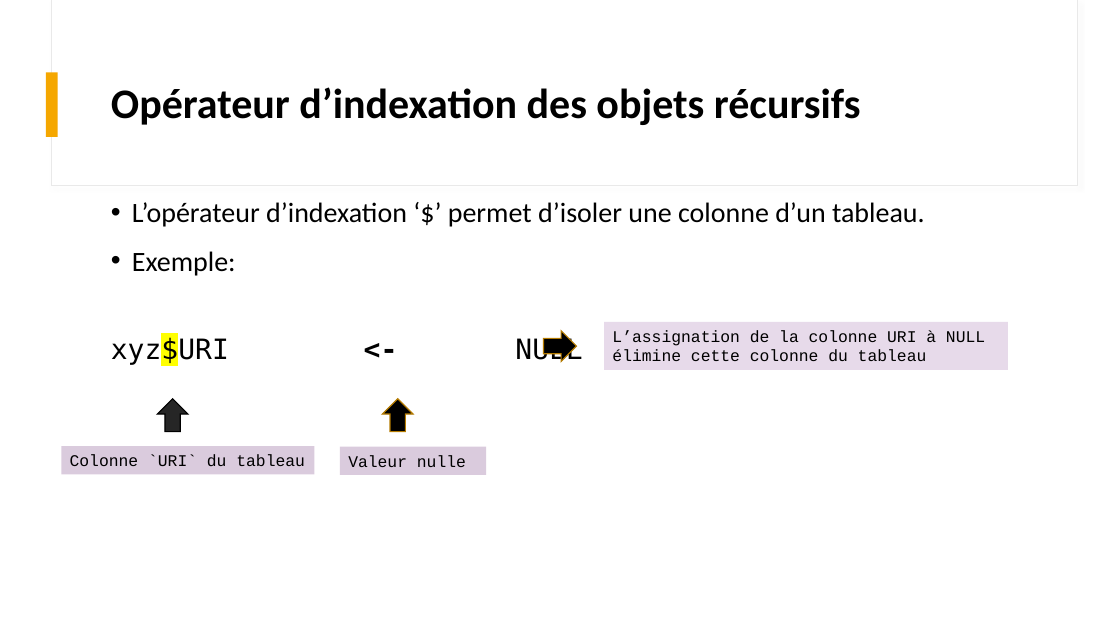
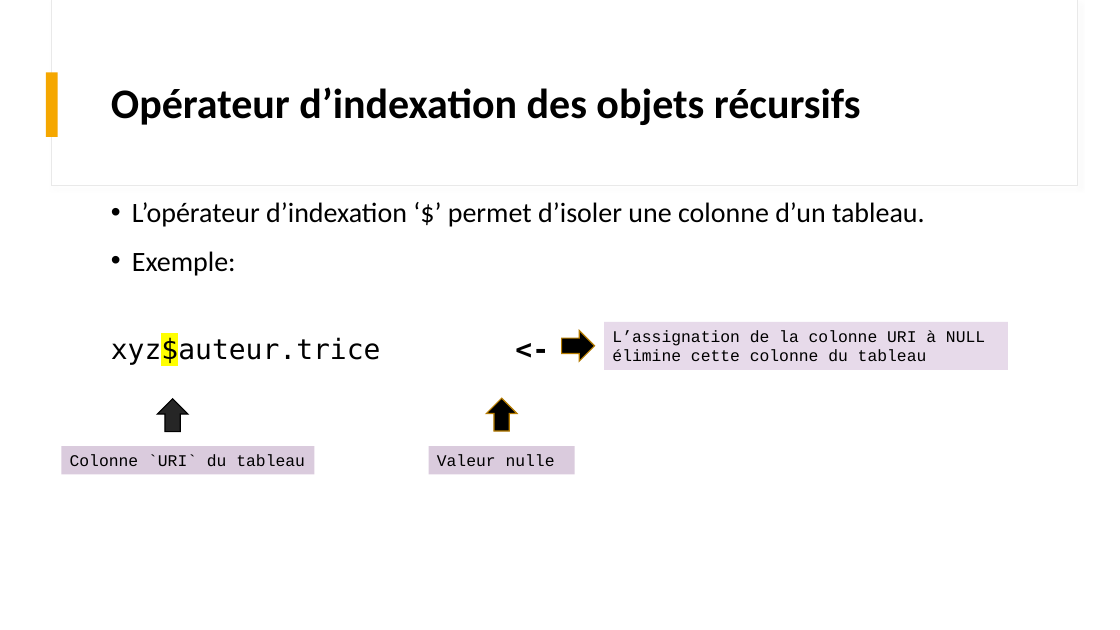
Before and after one commit to pbriss7/20230223_PB_atelier_ladirec_exploration_textes_R, a slide deck: slide 22 of Introduction_EDA_R.pptx. Drawn at 1120x630 pixels with LibreOffice and Linux fonts; fonts in the diff are those of the drawing. Boxes give left, top, right and bottom in pixels: in the first picture for what was removed or moved away, otherwise in the second. Text is boxed around its words. In the diff, an @@ line names an element or a change of style, - is before the commit and + after.

```diff
--- a/Introduction_EDA_R.pptx
+++ b/Introduction_EDA_R.pptx
@@ text at bbox=[111, 336, 734, 365]: text changed @@
-xyz$URI <- NULL
+xyz$auteur.trice <- NULL
@@ up arrow: place and size @@
-up arrow at bbox=[543, 331, 576, 361]
+up arrow at bbox=[562, 331, 594, 361]
@@ up arrow: place and size @@
-up arrow at bbox=[382, 399, 413, 432]
+up arrow at bbox=[486, 398, 517, 431]
@@ rectangle "Valeur nulle": place and size @@
-rectangle "Valeur nulle" at bbox=[340, 447, 486, 476]
+rectangle "Valeur nulle" at bbox=[429, 446, 575, 475]
```
Also in this commit, not shown: 7 other slides changed, 1 other file.
